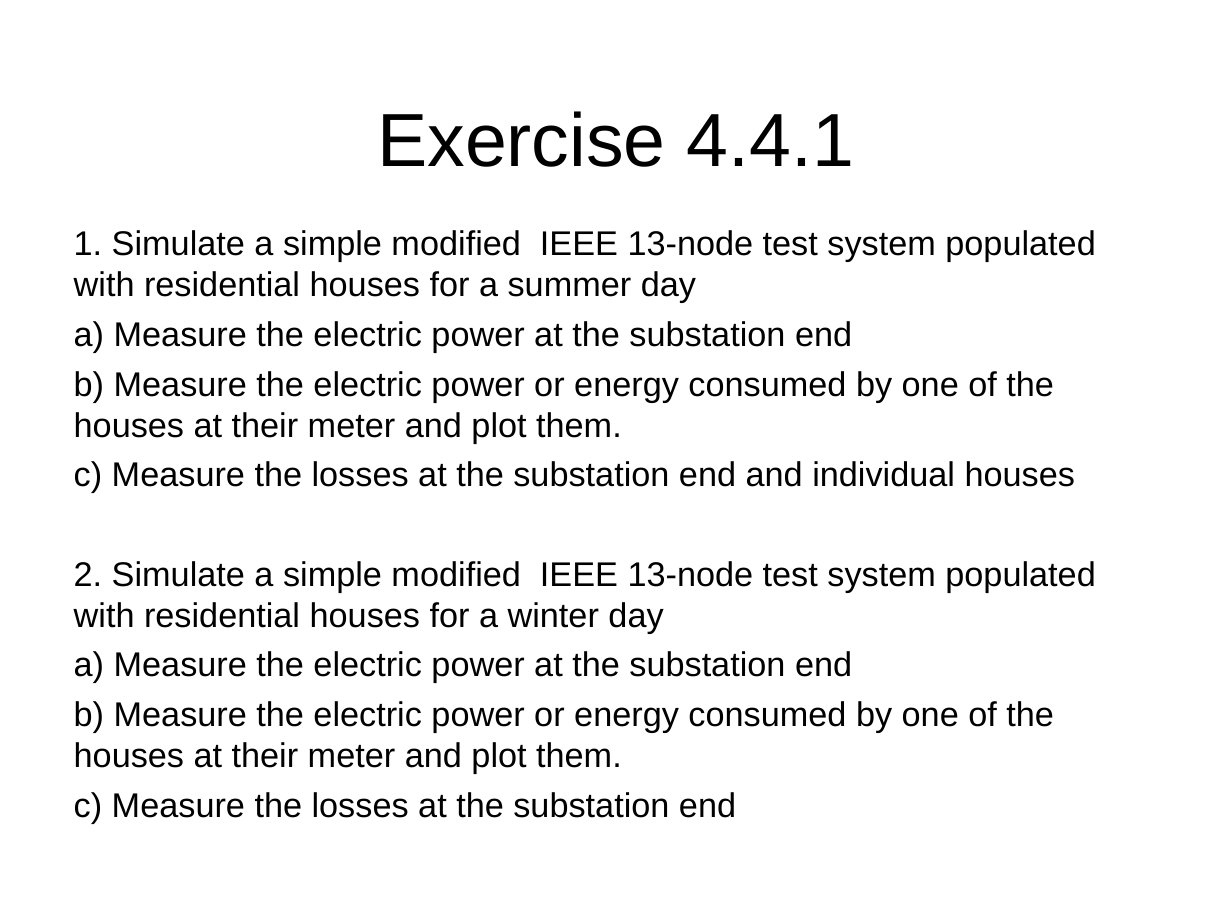
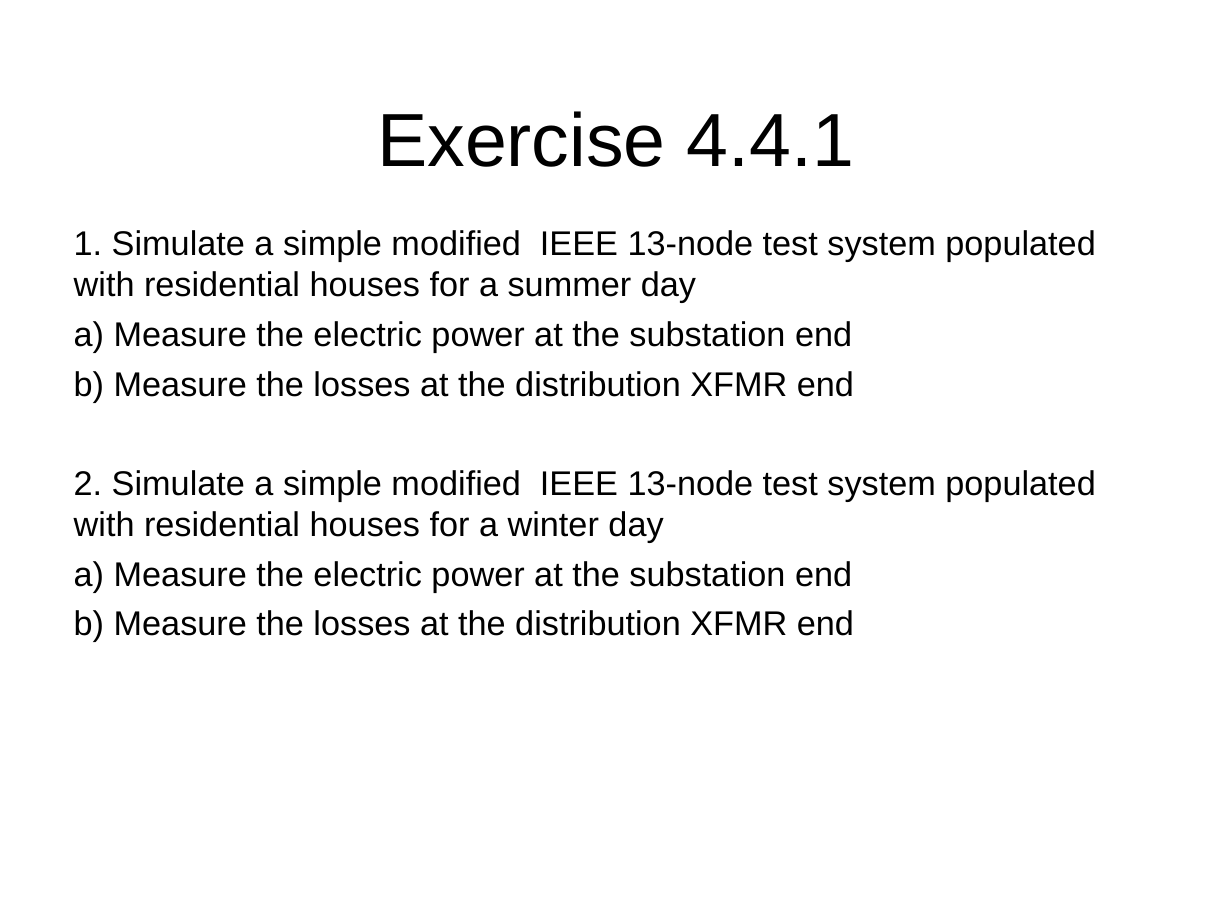
Before and after one commit to gridlab-d/course, a slide deck: slide 20 of ThreeDayCourse_v22/Day2/4.4 - Generator Module.ppt. Drawn at 1232x924 pixels with LibreOffice and Linux fonts; fonts in the diff are those of the drawing; background and template pictures are left out. Boxes give left, top, right and bottom in pixels: in the first picture for what was removed or moved away, otherwise in the second. Text is boxed around its words. In the diff, an @@ line names an element or a change of style, - is before the commit and + after.

```diff
--- a/ThreeDayCourse_v22/Day2/4.4 - Generator Module.ppt
+++ b/ThreeDayCourse_v22/Day2/4.4 - Generator Module.ppt
@@ text at [74,371,854,402]: text changed @@
-b) Measure the electric power or energy consumed by one of the houses at their meter and plot them.
-c) Measure the losses at the substation end and individual houses
+b) Measure the losses at the distribution XFMR end
@@ text at [74,610,854,642]: text changed @@
-b) Measure the electric power or energy consumed by one of the houses at their meter and plot them.
-c) Measure the losses at the substation end
+b) Measure the losses at the distribution XFMR end
```
Also in this commit, not shown: 3 other slides changed.
